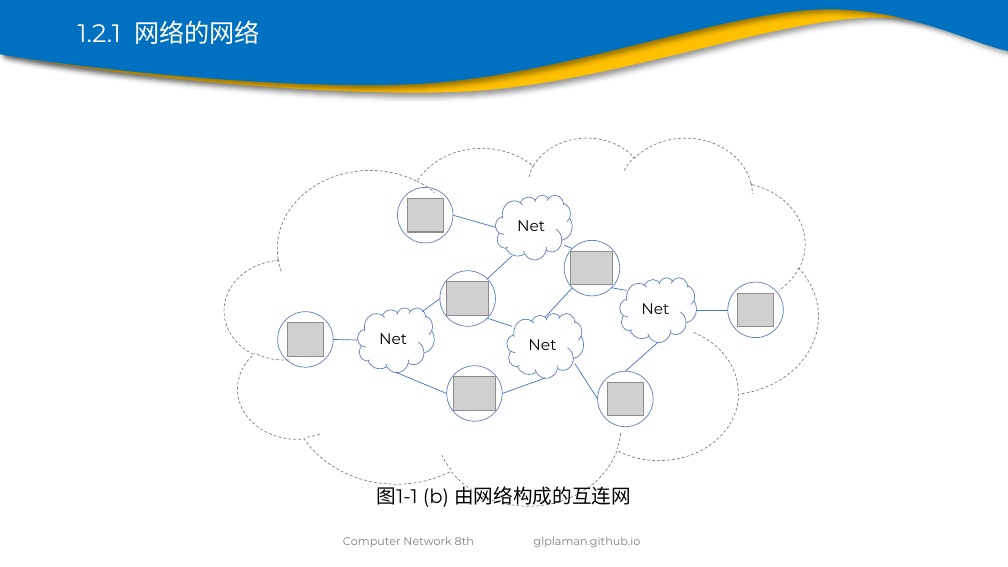
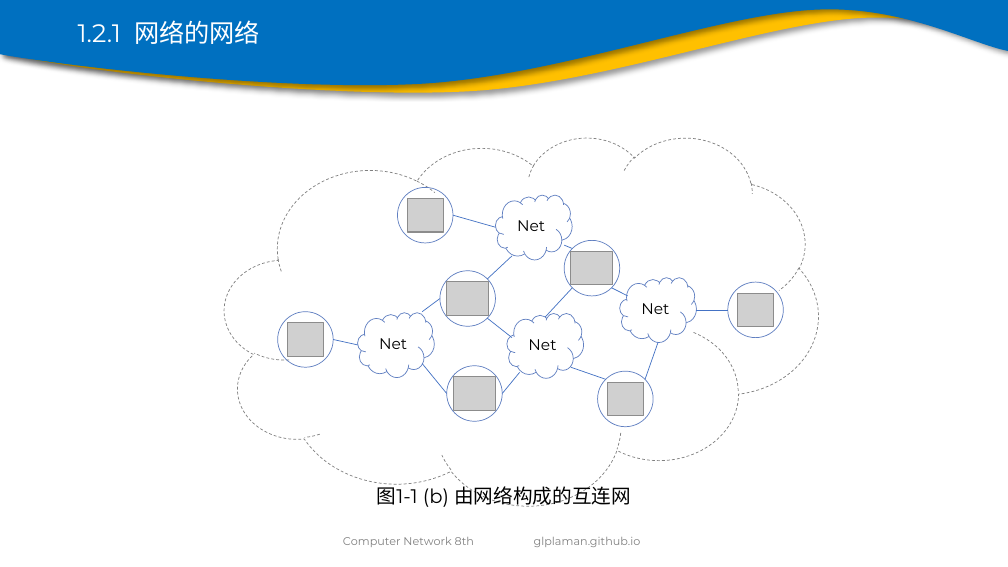
Before and after one commit to glplaman/glplaman.github.io, a slide deck: slide 16 of network/ppt/chap1.pptx. Drawn at 1008x567 pixels with LibreOffice and Linux fonts; fonts in the diff are those of the drawing; grey boxes stand for pictures; background and template pictures are left out. Boxes give left, top, right and bottom in pixels: in the first picture for what was removed or moved away, otherwise in the second. Text is boxed around its words. In the diff, an @@ line names an element or a change of style, - is before the commit and + after.

```diff
--- a/network/ppt/chap1.pptx
+++ b/network/ppt/chap1.pptx
@@ line moved from (627, 290) - (612, 288) to (628, 296) - (612, 288) @@
@@ cloud "Net": place and size @@
-cloud "Net" at (358,307,434,372)
+cloud "Net" at (358,312,434,377)
@@ line moved from (487, 319) - (512, 327) to (487, 319) - (512, 338) @@
@@ line moved from (334, 340) - (358, 340) to (334, 340) - (358, 345) @@
@@ line moved from (658, 343) - (625, 371) to (658, 343) - (645, 379) @@
@@ line moved from (447, 393) - (396, 372) to (447, 393) - (422, 364) @@
@@ line moved from (545, 378) - (502, 393) to (519, 372) - (502, 393) @@
@@ line moved from (598, 399) - (575, 364) to (606, 379) - (571, 367) @@
```
Also in this commit, not shown: 12 other slides changed, 13 other files.
